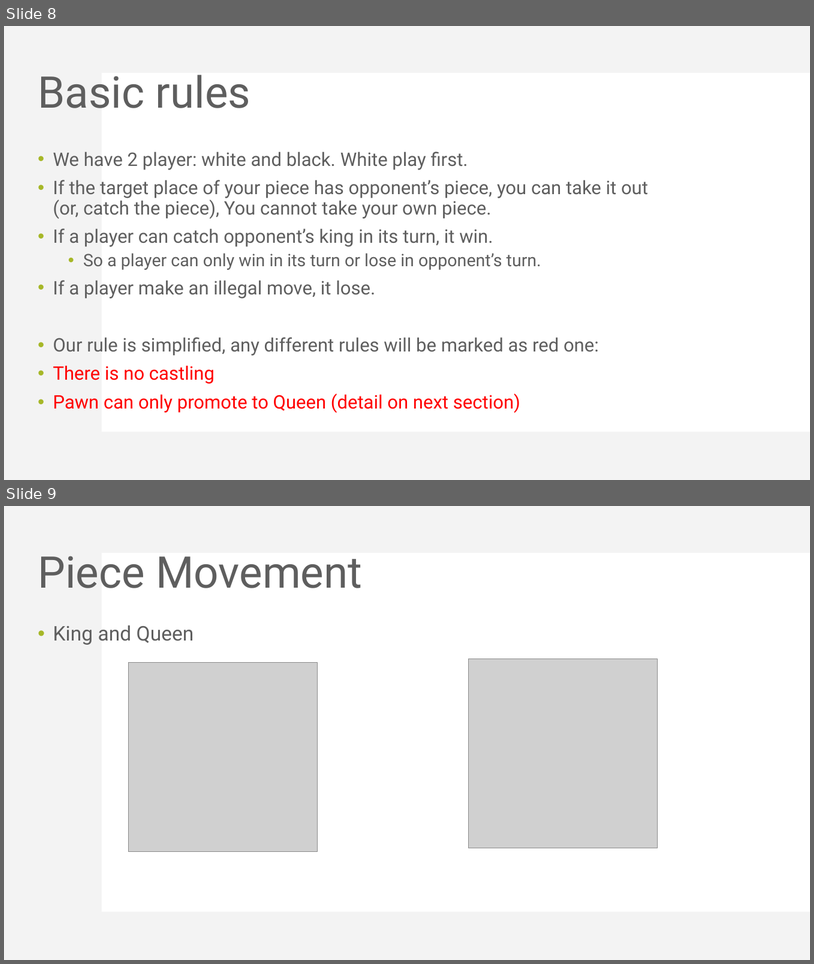
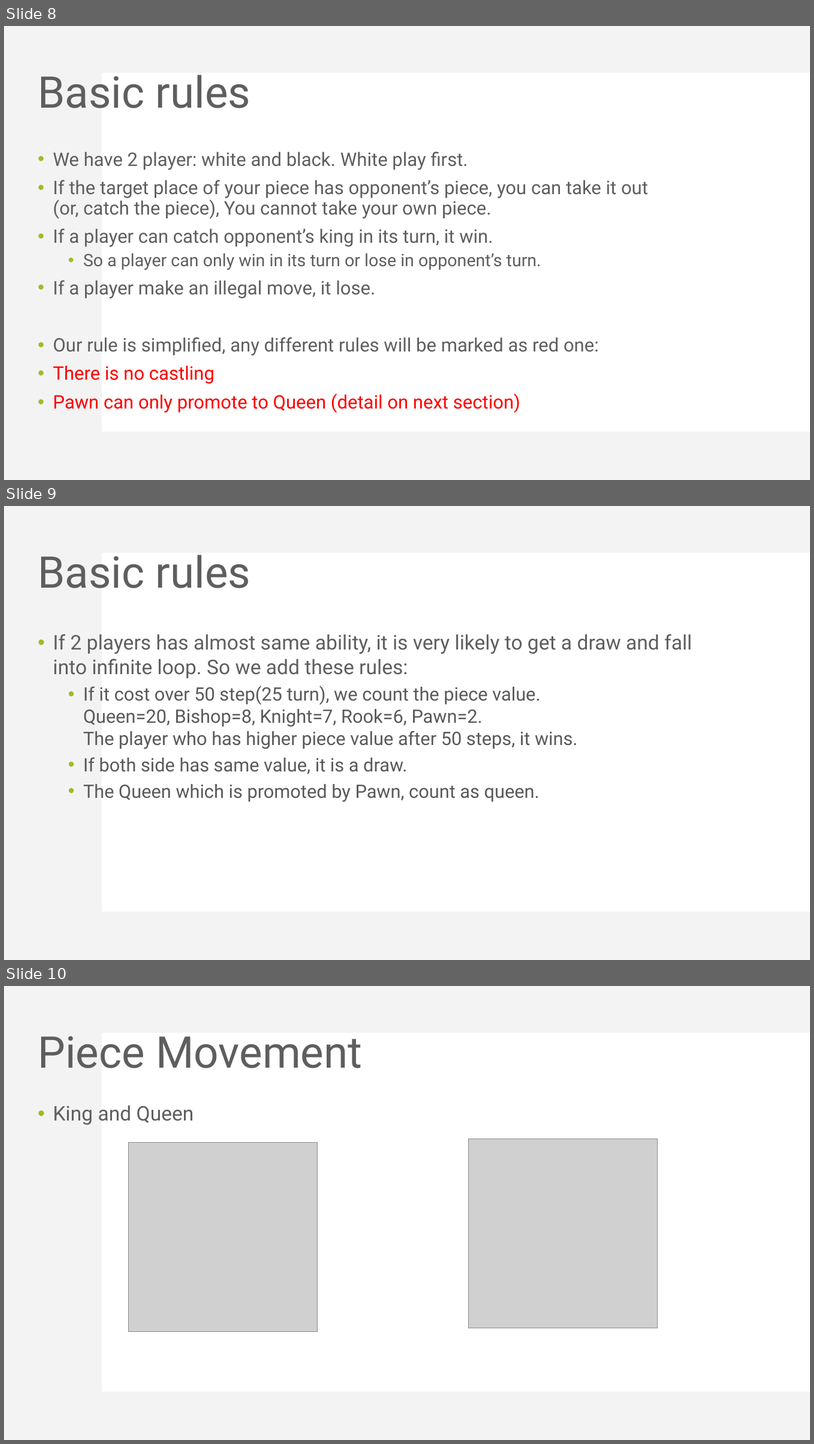
Before and after one commit to KohakuBlueleaf/MiniChess, a slide deck: document/Mini Project 3 introduction.pptx. Shown one above the other, each under a label of ours: slides 8 and 9 before the commit, slides 8, 9 and 10 after it. The pictures are 814x964 and 814x1444 pixels, drawn with LibreOffice and Linux fonts; fonts in the diff are those of the drawing; grey boxes stand for pictures. Boxes give left, top, right and bottom in pixels: in the first picture for what was removed or moved away, otherwise in the second. Text is boxed around its words. In the diff, an @@ line names an element or a change of style, - is before the commit and + after.

```diff
--- a/document/Mini Project 3 introduction.pptx
+++ b/document/Mini Project 3 introduction.pptx
@@ slide 9 added at [4, 506, 810, 960], background #FFFFFF; not listed: 2 template elements that a slide beside it also shows @@
@@ title added at [38, 555, 251, 588], 52 pt, text #5E5E5E @@
+Basic rules
@@ text added at [53, 634, 692, 802], 22 pt, text #595959 @@
+• If 2 players has almost same ability, it is very likely to get a draw and fall into infinite loop. So we add these rules:
+  • If it cost over 50 step(25 turn), we count the piece value.
+    Queen=20, Bishop=8, Knight=7, Rook=6, Pawn=2.
+    The player who has higher piece value after 50 steps, it wins.
+  • If both side has same value, it is a draw.
+  • The Queen which is promoted by Pawn, count as queen.
@@ what was slide 9 is now slide 10 @@
```
Also in this commit, not shown: 1 slide changed, 17 other slides added, 1 other file.
